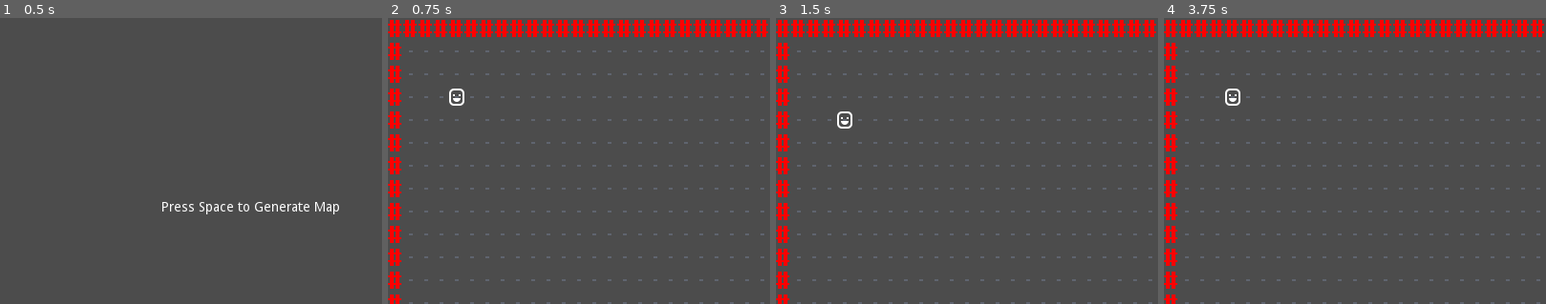
Above: before the commit, frames 1-4 (left to right).
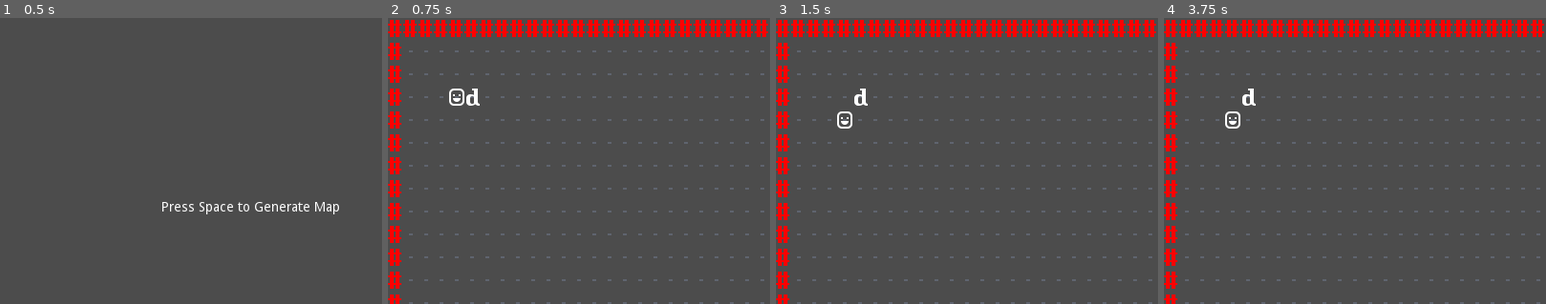
Above: after the commit, the same moments.

Repository: Zedalgo/GodotRogueSD
Game: Godot game, scene res://scene/main/MainScene.tscn
Two runs of this game, one before a commit and one after it. Both use one fixed random seed, a clock stepped at 60 frames per second and the inputs below.
Inputs (mouse positions are % of the whole screen's width and height, from its top left):
- Up to frame 1 (0.5 s): no input
- Up to frame 2 (0.75 s): tap Space (start_game) at 0.5 s; move the mouse to (72, 45) at 0.52 s; hold Right (move_right) from 0.53 s (still down); hold Space (start_game) from 0.53 s (still down)
- Up to frame 3 (1.5 s): move the mouse to (30, 55) at 1.27 s; release Right (move_right) at 1.28 s; release Space (start_game) at 1.28 s; hold Down (move_down) from 1.28 s (still down); click (30, 55) at 1.35 s
- Up to frame 4 (3.75 s): tap Space (start_game) at 1.55, 2, 2.85, 3.5 s; move the mouse to (60, 28) at 2.02 s; release Down (move_down) at 2.03 s; hold Right (move_right) 2.03-2.78 s; hold Space (start_game) 2.03-2.78 s; move the mouse to (45, 70) at 2.77 s; hold Up (move_up) 2.78-3.53 s; move the mouse to (80, 65) at 3.52 s; press the mouse at (80, 65) at 3.53 s; hold Left (move_left) from 3.53 s (still down)
The pictures show only the part of the screen within x 0-50%, y 0-50%; the shares and areas given below are measured in that part.

Frame 1 is identical in both runs. In frame 2, 0.1% of the frame differs, in the area x 20-24%, y 24-31%; in frame 3, 0.1%; in frame 4, 0.4%, in the area x 16-24%, y 24-39%.
Error before the commit: Invalid get index '40' (on base: 'Array'). (res://scene/main/MainScene.gd:81)
Error after the commit: Invalid get index '40' (on base: 'Array'). (res://scene/main/MainScene.gd:88)

Commit message:
entity collision works

Diff:
--- a/scene/main/MainScene.gd
+++ b/scene/main/MainScene.gd
@@ -3,12 +3,14 @@
 var _floor_scene:PackedScene = preload("res://sprite/Floor.tscn")
 var _wall_scene:PackedScene = preload("res://sprite/Wall.tscn")
 var _player_scene:PackedScene = preload("res://sprite/Player.tscn")
+var _dwarf_scene:PackedScene = preload("res://sprite/Dwarf.tscn")
 
 var _new_GetCoord = preload("res://library/GetCoord.gd").new()
 
 var player:Sprite
 var wall:Sprite
 
+var entities:Array = []
 var map:Array = []
 
 var map_generated:bool = false
@@ -53,7 +55,6 @@
 			var x:int = i * 16 + 8
 			var y:int = j * 24 + 12
 			if (j == 0 || j == 16) || (i == 0 || i == 32):
-
 				_wall.position = Vector2(x, y)
 				get_parent().add_child(_wall)
 				map[i].append(_wall)
@@ -69,9 +70,15 @@
 			if map[i][j].walkable == false:
 				map[i][j].modulate = Color(1, 0, 0)
 
+	var dwarf = _dwarf_scene.instance()
+	dwarf.position = _new_GetCoord.index_to_vector(5, 3)
+	get_parent().add_child(dwarf)
+	entities.append(dwarf)
+
 	player = _player_scene.instance()
 	player.position = _new_GetCoord.index_to_vector(3, 3)
 	get_parent().add_child(player)
+	entities.append(player)
 
 
 func get_clicked_grid_tile():
@@ -88,5 +95,15 @@
 	if map[try_index.x][try_index.y].walkable == false:
 		print("That's a wall")
 	else:
-		player.position.x = try_vec_x
-		player.position.y = try_vec_y
+		var blocking_entity:bool = false
+		for i in range(entities.size()):
+			if entities[i].position == Vector2(try_vec_x, try_vec_y):
+				blocking_entity = true
+
+		if blocking_entity == true:
+			print("Something's in the way")
+		else:
+			player.position.x = try_vec_x
+			player.position.y = try_vec_y
+
+		blocking_entity = false
--- /dev/null
+++ b/sprite/Dwarf.gd
@@ -0,0 +1,6 @@
+extends Sprite
+
+
+export var health:int = 10
+#export var entity_name:String
+export var walkable:bool = false
--- /dev/null
+++ b/sprite/Dwarf.tscn
@@ -0,0 +1,13 @@
+[gd_scene load_steps=4 format=2]
+
+[ext_resource path="res://sprite/Dwarf.gd" type="Script" id=1]
+[ext_resource path="res://resource/CursesVectorMain 16x24.png" type="Texture" id=2]
+
+[sub_resource type="AtlasTexture" id=1]
+flags = 4
+atlas = ExtResource( 2 )
+region = Rect2( 64, 144, 16, 24 )
+
+[node name="Sprite" type="Sprite"]
+texture = SubResource( 1 )
+script = ExtResource( 1 )
